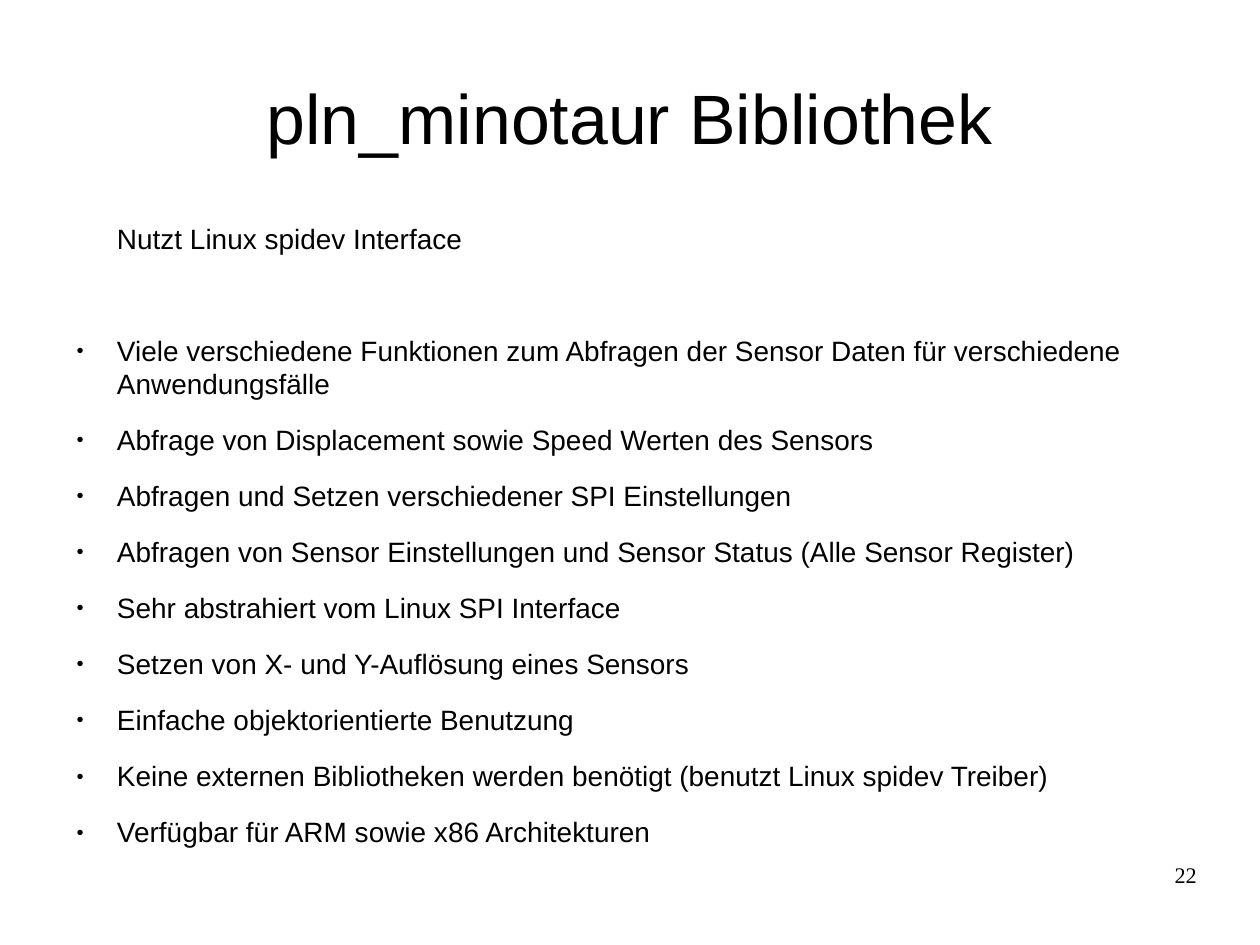
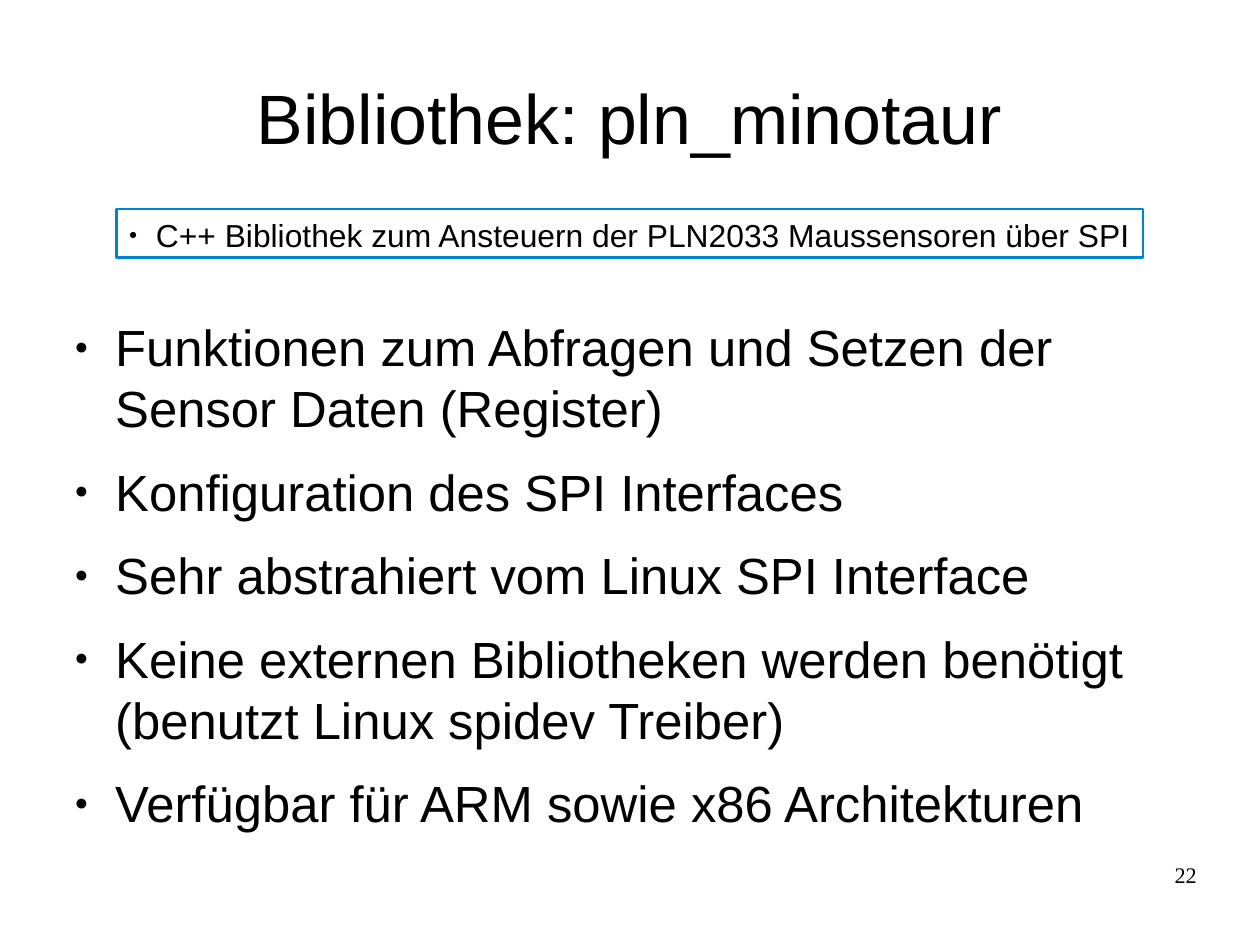
Before and after one commit to Smart-Minotaur/nxt_minotaur, a slide deck: slide 22 of doc/Präsentation.odp. Drawn at 1260x945 pixels with LibreOffice and Linux fonts; fonts in the diff are those of the drawing. Boxes give left, top, right and bottom in pixels: in the first picture for what was removed or moved away, otherwise in the second. Text is boxed around its words. In the diff, an @@ line names an element or a change of style, - is before the commit and + after.

```diff
--- a/doc/Präsentation.odp
+++ b/doc/Präsentation.odp
@@ title at <box>257,93,1002,157</box>: text changed @@
-pln_minotaur Bibliothek
+Bibliothek: pln_minotaur
@@ rectangle added at <box>117,209,1143,258</box>, outline #0084D1 1.45 pt, 20 pt, text #000000 @@
+● C++ Bibliothek zum Ansteuern der PLN2033 Maussensoren über SPI
@@ text "Funktionen zum Abfragen und Setzen ...": place and size @@
-text "Funktionen zum Abfragen und Setzen ..." at <box>117,228,1120,848</box>
+text "Funktionen zum Abfragen und Setzen ..." at <box>115,329,1123,833</box>
@@ text at <box>115,329,1052,521</box>: text changed; size 17.6 to 32 pt @@
-Nutzt Linux spidev Interface
-● Viele verschiedene Funktionen zum Abfragen der Sensor Daten für verschiedene Anwendungsfälle
-● Abfrage von Displacement sowie Speed Werten des Sensors
-● Abfragen und Setzen verschiedener SPI Einstellungen
-● Abfragen von Sensor Einstellungen und Sensor Status (Alle Sensor Register)
+● Funktionen zum Abfragen und Setzen der Sensor Daten (Register)
+● Konfiguration des SPI Interfaces
@@ text at <box>115,557,1123,833</box>: size 17.6 to 32 pt in "Sehr abstrahiert vom Linux SPI Interface", "Keine externen Bibliotheken werden benötigt (benutzt Linux ...", "Verfügbar für ARM sowie x86 Architekturen" @@
@@ text at <box>117,653,688,736</box>: paragraphs removed @@
-● Setzen von X- und Y-Auflösung eines Sensors
-● Einfache objektorientierte Benutzung
```
Also in this commit, not shown: 3 other slides changed, 2 slides added, 1 slide removed, 2 other files.
